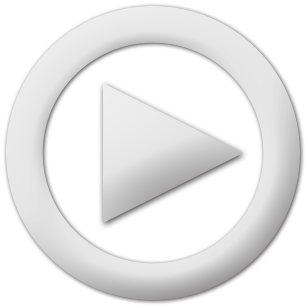
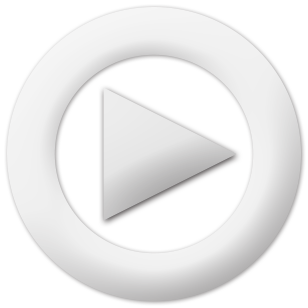
Before/after of a 308x308 layered artwork. What changed in the layer stack:
painted on "矩形 1" over (103, 83, 243, 223)
"椭圆 1": opacity 100% → 60%, painted on it over (6, 6, 301, 301)
